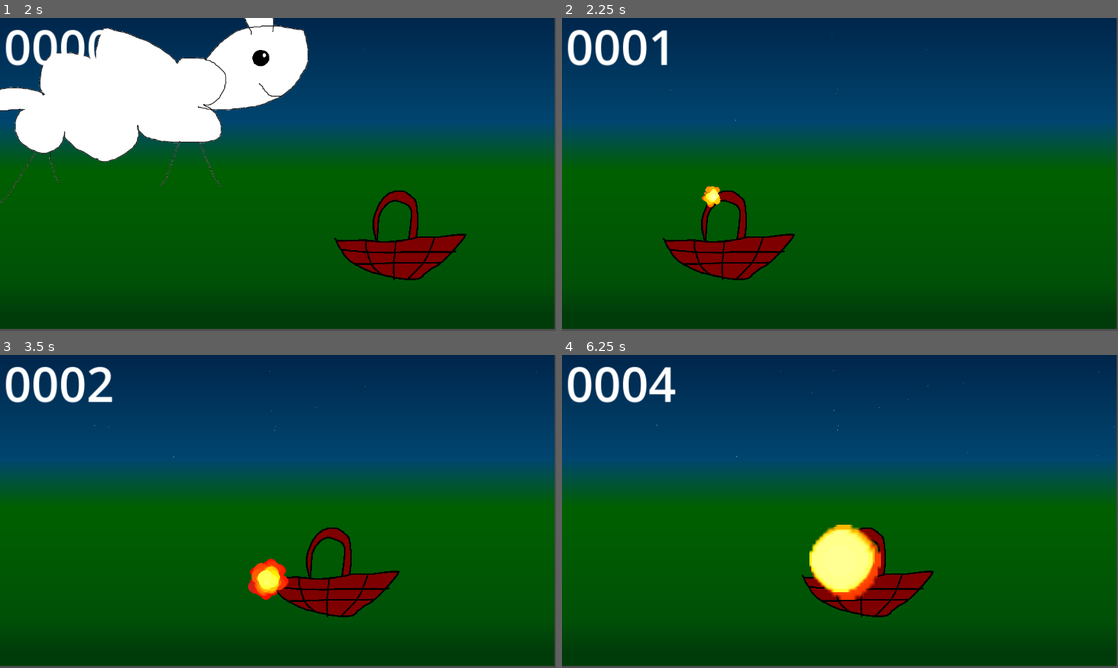
Above: before the commit, frames 1-4 (two rows, left to right).
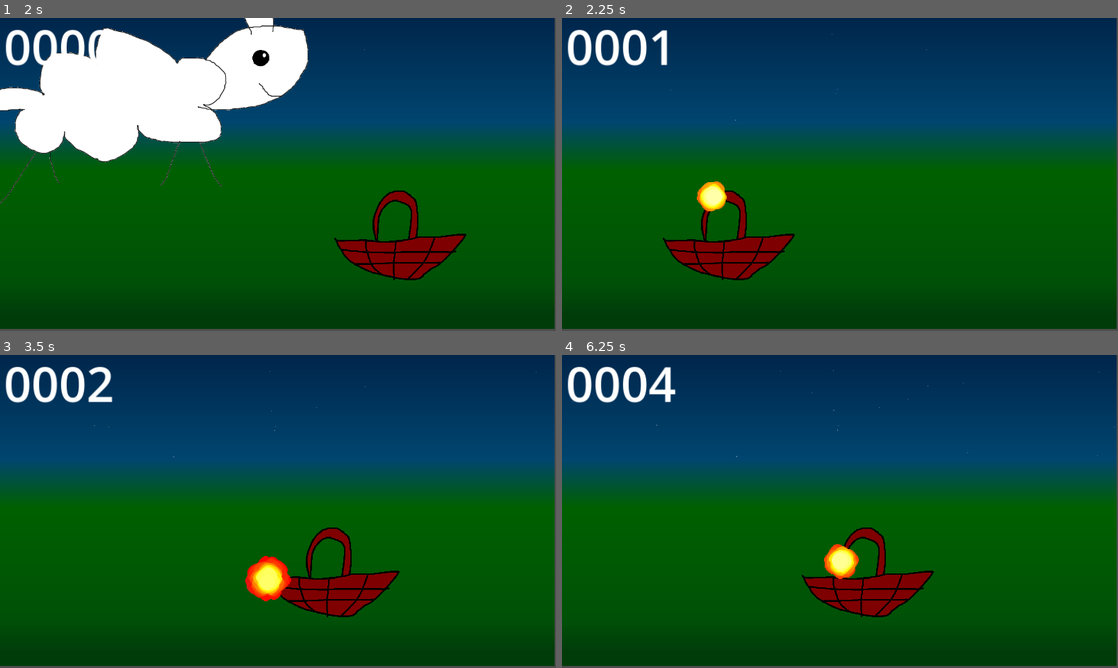
Above: after the commit, the same moments.

Repository: Glow-Project/gwj-55
Game: Godot game, scene res://menu.tscn
The game is run twice, just before and just after one commit, with the same random seed, the same clock (stepped at 60 frames per second) and the same inputs.
Inputs (mouse positions are in pixels of both pictures, inside the frame that each line leads up to):
- Up to frame 1 (2 s): click (278, 205) at 0.5 s; tap Enter at 1.25 s; move the mouse to (400, 158) at 1.27 s
- Up to frame 2 (2.25 s): move the mouse to (728, 190) at 2.02 s
- Up to frame 3 (3.5 s): move the mouse to (333, 442) at 2.77 s
- Up to frame 4 (6.25 s): move the mouse to (812, 574) at 3.52 s; move the mouse to (1006, 558) at 4.27 s; move the mouse to (673, 464) at 5.02 s; move the mouse to (867, 511) at 5.77 s

Frame 1 is identical in both runs. In frame 2, 0.4% of the frame differs, in the area x 24-30%, y 52-62%; in frame 3, 0.6%; in frame 4, 2.2%, in the area x 44-58%, y 54-79%.

Commit message:
explosion: mess around

Diff:
--- a/explosion.gd
+++ b/explosion.gd
@@ -5,5 +5,5 @@
 @export var size = 1.0
 
 func _ready() -> void:
-	process_material.scale_min *= 2*size
-	process_material.scale_max *= 2*size
+	process_material.scale_min = 1 + size
+	process_material.scale_max = 1 + size
